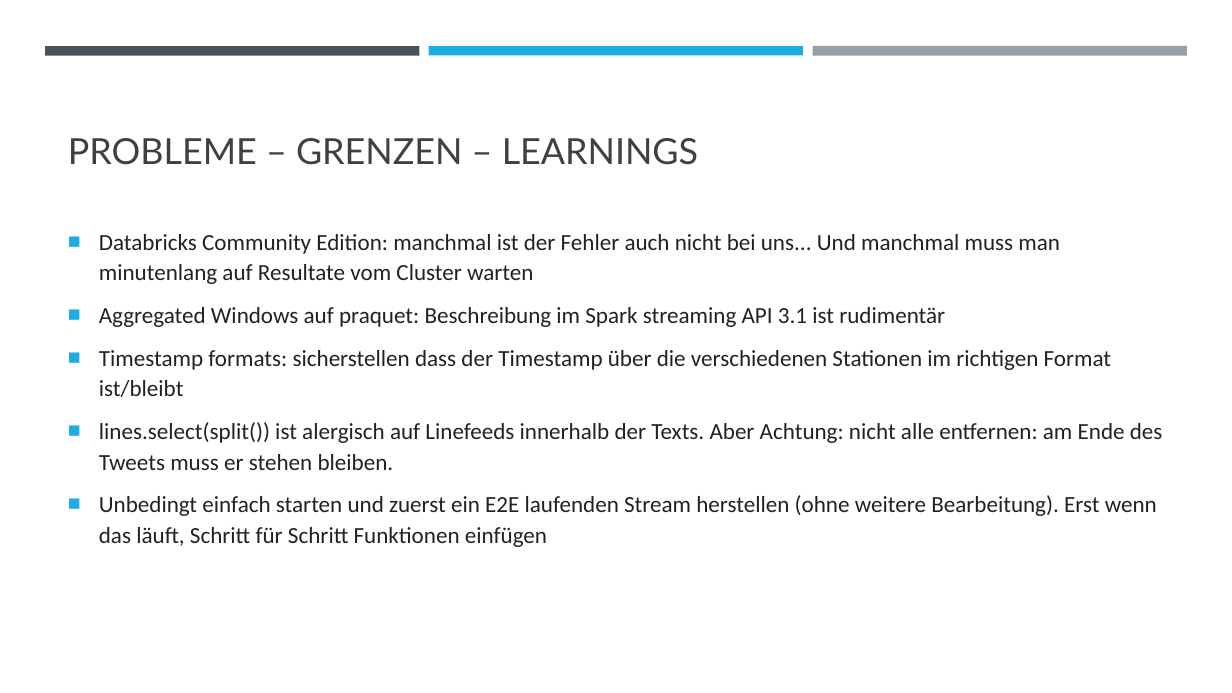
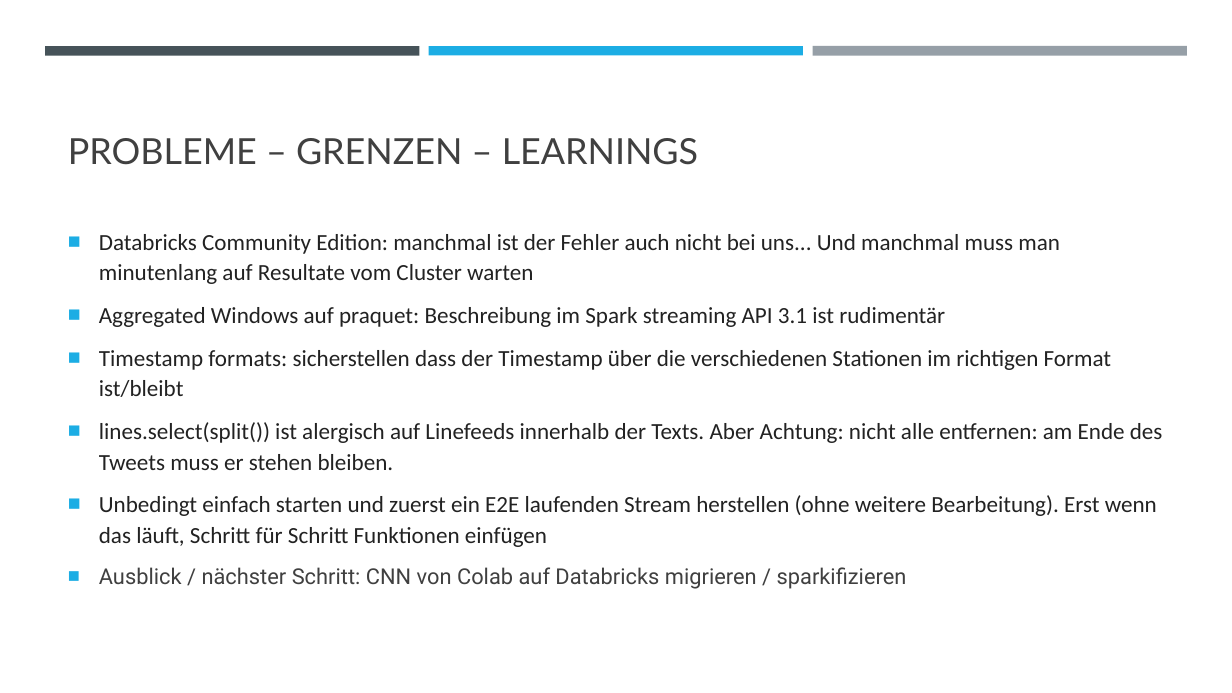
Before and after one commit to alexweltgeist/twitter_bitcoin, a slide deck: slide 13 of BitcoinPreisundTweets_v02.pptx (slide 14 before the commit). Drawn at 1232x693 pixels with LibreOffice and Linux fonts; fonts in the diff are those of the drawing. Boxes give left, top, right and bottom in pixels: in the first picture for what was removed or moved away, otherwise in the second. Text is boxed around its words. In the diff, an @@ line names an element or a change of style, - is before the commit and + after.

```diff
--- a/BitcoinPreisundTweets_v02.pptx
+++ b/BitcoinPreisundTweets_v02.pptx
@@ text at bbox=[99, 567, 907, 589]: paragraph added @@
+■ Ausblick / nächster Schritt: CNN von Colab auf Databricks migrieren / sparkifizieren
```
Also in this commit, not shown: 4 other slides changed, 1 slide removed.
